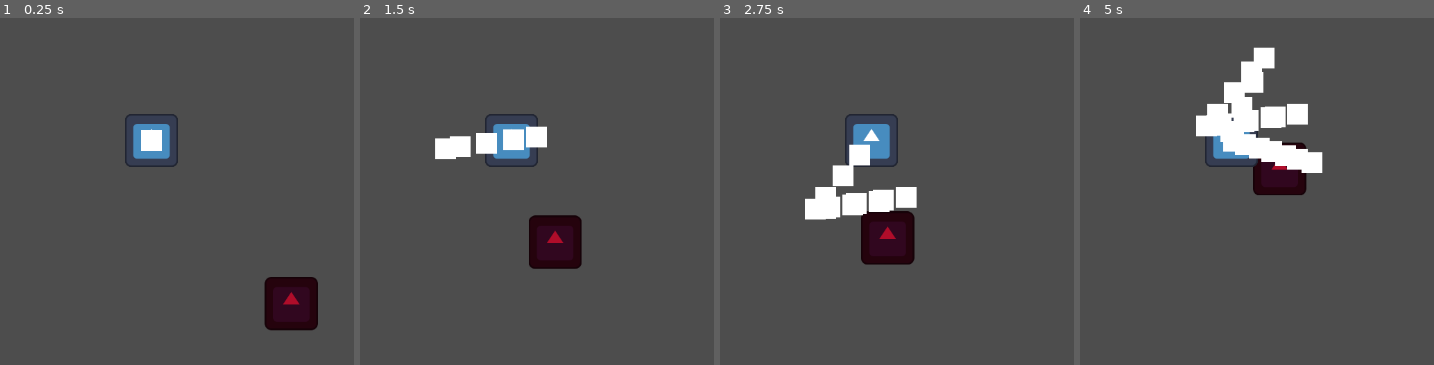
Above: before the commit, frames 1-4 (left to right).
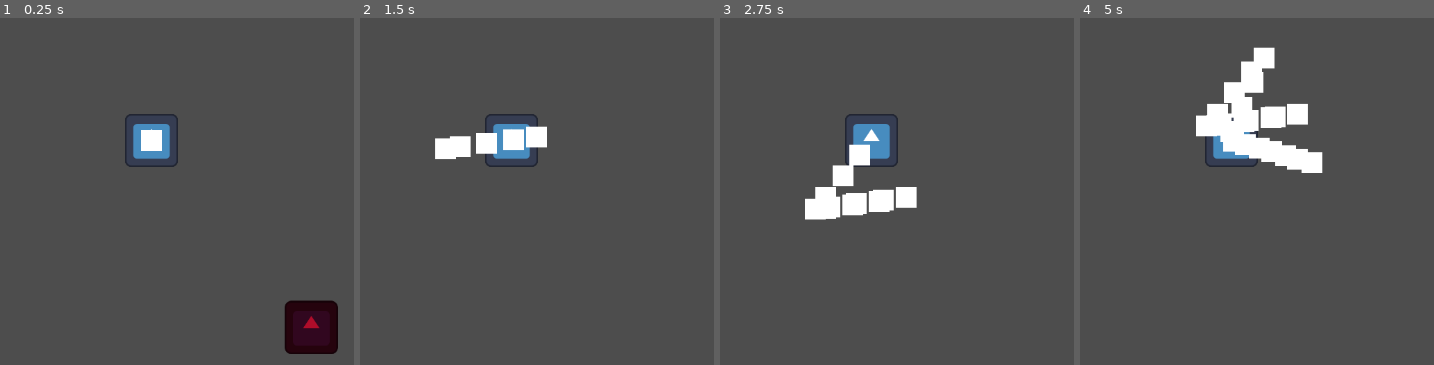
Above: after the commit, the same moments.

Repository: kedrickfudala/NecromancerGame
Game: Godot game, scene res://level.tscn
The game is run twice, just before and just after one commit, with the same random seed, the same clock (stepped at 60 frames per second) and the same inputs. The engine's default icon, where the game draws it, is replaced by a stand-in: a white triangle on a blue panel in a dark square.
Inputs (mouse positions are in pixels of both pictures, inside the frame that each line leads up to):
- Up to frame 1 (0.25 s): no input
- Up to frame 2 (1.5 s): move the mouse to (685, 118) at 0.52 s; move the mouse to (outside the picture) at 1.27 s
- Up to frame 3 (2.75 s): move the mouse to (950, 42) at 2.02 s
- Up to frame 4 (5 s): move the mouse to (1193, 229) at 2.77 s; move the mouse to (outside the picture) at 3.52 s; move the mouse to (outside the picture) at 4.27 s

The runs differ from the first frame. In frame 1, 3.2% of the frame differs, in the area x 74-96%, y 74-97%; in frame 2, 2.3%; in frame 3, 2.3%; in frame 4, 1.3%.

Commit message:
trailCollision1

Diff:
--- /dev/null
+++ b/body.gd
@@ -0,0 +1,14 @@
+extends Area2D
+
+@onready var timer = $Timer
+@onready var player = get_tree().get_root().get_node("MainScene/Player")
+
+func _process(delta):
+	if timer.is_stopped(): queue_free()
+
+
+func _on_area_entered(area):
+	if !player.alive:
+		player.souls += 1
+		print(player.souls)
+		queue_free()
--- a/body.tscn
+++ b/body.tscn
@@ -1,10 +1,13 @@
-[gd_scene load_steps=3 format=3 uid="uid://ca4m2lpdry5ti"]
+[gd_scene load_steps=4 format=3 uid="uid://ca4m2lpdry5ti"]
+
+[ext_resource type="Script" path="res://body.gd" id="1_xmhnr"]
 
 [sub_resource type="CanvasTexture" id="CanvasTexture_2tpeq"]
 
 [sub_resource type="RectangleShape2D" id="RectangleShape2D_mccm4"]
 
 [node name="body" type="Area2D"]
+script = ExtResource("1_xmhnr")
 
 [node name="Sprite2D" type="Sprite2D" parent="."]
 modulate = Color(0.227451, 0.227451, 0.227451, 1)
@@ -17,3 +20,10 @@
 position = Vector2(50, 50)
 scale = Vector2(5, 5)
 shape = SubResource("RectangleShape2D_mccm4")
+
+[node name="Timer" type="Timer" parent="."]
+wait_time = 5.0
+one_shot = true
+autostart = true
+
+[connection signal="area_entered" from="." to="." method="_on_area_entered"]
--- a/enemy_test.gd
+++ b/enemy_test.gd
@@ -2,7 +2,6 @@
 
 @export var speed : int
 @onready var player = get_tree().get_root().get_node("MainScene/Player")
-@onready var alive: bool = true
 @onready var health: int = 1
 
 @onready var body : PackedScene = preload("res://body.tscn")
@@ -12,7 +11,7 @@
 		die()
 	var target_postion = (player.global_position - global_position).normalized()
 	velocity = target_postion * speed
-	if !alive: velocity = -velocity
+	if !player.alive: velocity = -velocity
 	move_and_slide()
 
 func die():
@@ -20,3 +19,6 @@
 	get_tree().current_scene.add_child(body_inst)
 	body_inst.global_position = global_position
 	queue_free()
+
+func _on_hurtbox_area_entered(area):
+	health -= 1
--- a/enemy_test.tscn
+++ b/enemy_test.tscn
@@ -28,7 +28,7 @@
 shape = SubResource("RectangleShape2D_v6x05")
 
 [node name="Hurtbox" type="Area2D" parent="."]
-collision_layer = 4
+collision_layer = 20
 collision_mask = 16
 
 [node name="CollisionShape2D" type="CollisionShape2D" parent="Hurtbox"]
@@ -44,3 +44,5 @@
 position = Vector2(49.5, 50.5)
 scale = Vector2(5, 5)
 shape = SubResource("RectangleShape2D_5drff")
+
+[connection signal="area_entered" from="Hurtbox" to="." method="_on_hurtbox_area_entered"]
--- a/player.gd
+++ b/player.gd
@@ -4,6 +4,8 @@
 @export var max_health : int = 100
 @onready var cur_health : int = max_health
 @onready var timer = $Timer
+@onready var souls: int = 0
+@onready var alive: bool = false
 
 @onready var trail : PackedScene = preload("res://trail.tscn")
 
@@ -11,10 +13,11 @@
 	var target_pos = (get_global_mouse_position() - global_position).normalized()
 	velocity = target_pos * speed
 	if timer.is_stopped():
-		print("runs")
 		create_trail()
 		timer.start()
 	move_and_slide()
+	set_collision_mask_value(5, !alive)
+	set_collision_layer_value(6, !alive)
 
 func _on_hurtbox_area_entered(area):
 	cur_health -= 10
--- a/project.godot
+++ b/project.godot
@@ -22,3 +22,4 @@
 2d_physics/layer_3="Enemies"
 2d_physics/layer_4="Pickups"
 2d_physics/layer_5="Powder"
+2d_physics/layer_6="Powder_Collision"
--- a/trail.tscn
+++ b/trail.tscn
@@ -5,6 +5,8 @@
 [sub_resource type="CircleShape2D" id="CircleShape2D_3evgb"]
 
 [node name="trail" type="Area2D"]
+collision_layer = 16
+collision_mask = 36
 
 [node name="Sprite2D" type="Sprite2D" parent="."]
 position = Vector2(50, 50)
